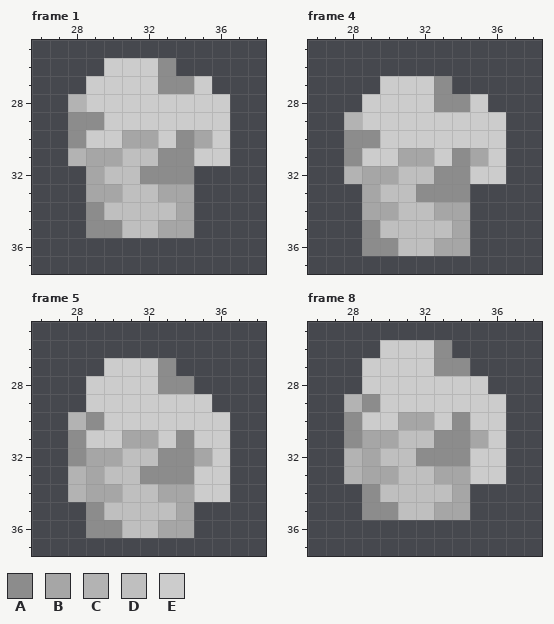
Pixel-art file -- Assets/Art/Characters/Player/Idle/Player_Idle_Left.aseprite. That is the earlier state.
64x64 pixels, 8 frames. Shown: frame 1: x 26..38, y 25..37; frame 4: x 26..38, y 25..37; frame 5: x 26..38, y 25..37; frame 8: x 26..38, y 25..37. The commit also changed other frames, which this record leaves out.
Palette (. is transparent): A #8c8c8c  B #a6a6a6  C #b3b3b3  D #bfbfbf  E #cccccc
Pixels before, frame 1, first column x 28:
26 ..EEEA...
27 .EEEEAAE.
28 CEEEEEEEE
29 AAEEEEEEE
30 AEEBBEABE
31 CBBDDAAEE
32 .BDDAAA..
33 .BBDDBB..
34 .ADDDDB..
35 .AADDBB..
Pixels before, frame 4, first column x 28:
27 ..EEEA...
28 .EEEEAAE.
29 CEEEEEEEE
30 AAEEEEEEE
31 AEEBBEABE
32 CBBDDAAEE
33 .BDDAAA..
34 .BBDDBB..
35 .ADDDDB..
36 .AADDBB..
Pixels before, frame 5, first column x 28:
27 ..EEEA...
28 .EEEEAA..
29 .EEEEEEE.
30 CAEEEEEEE
31 AEEBBEAEE
32 ABBDDAABE
33 CBDDAAAEE
34 CBBDDBBEE
35 .ADDDDB..
36 .AADDBB..
Pixels before, frame 8, first column x 28:
26 ..EEEA...
27 .EEEEAA..
28 .EEEEEEE.
29 CAEEEEEEE
30 AEEBBEAEE
31 ABBDDAABE
32 CBDDAAAEE
33 CBBDDBBEE
34 .ADDDDB..
35 .AADDBB..
The result:
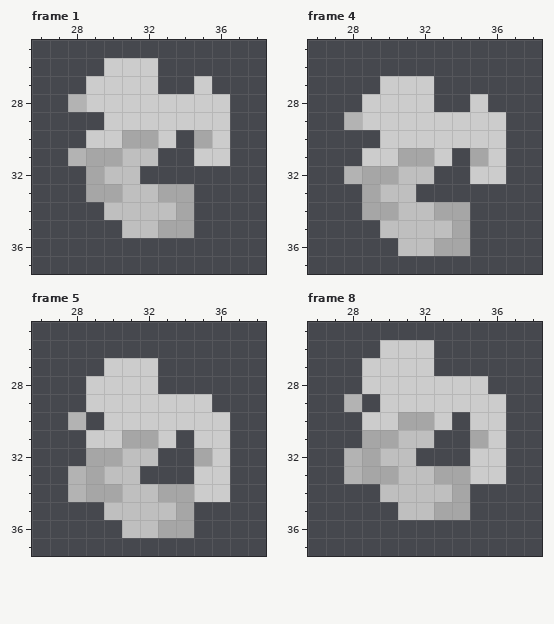
The exact change:
Changed rows in their new state; - is an unchanged pixel.
Frame 1, layer "Chest/Tattered":
first column x 28:
26 -----.-
27 -----..
29 ..-----
30 .-----.
31 -----..
32 ----...
34 -.-----
35 -..----
Frame 4, layer "Chest/Tattered":
first column x 28:
27 -----.-
28 -----..
30 ..-----
31 .-----.
32 -----..
33 ----...
35 -.-----
36 -..----
Frame 5, layer "Chest/Tattered":
first column x 28:
27 -----.-
28 -----..
30 -.-----
31 .-----.
32 .----..
33 ----...
35 -.-----
36 -..----
Frame 8, layer "Chest/Tattered":
first column x 28:
26 -----.-
27 -----..
29 -.-----
30 .-----.
31 .----..
32 ----...
34 -.-----
35 -..----
Pixel boxes of the changes (left, top, right, bottom) in both pictures:
erased: (68, 58, 194, 238)
erased: (344, 76, 470, 256)
erased: (68, 358, 194, 538)
erased: (344, 340, 470, 520)
